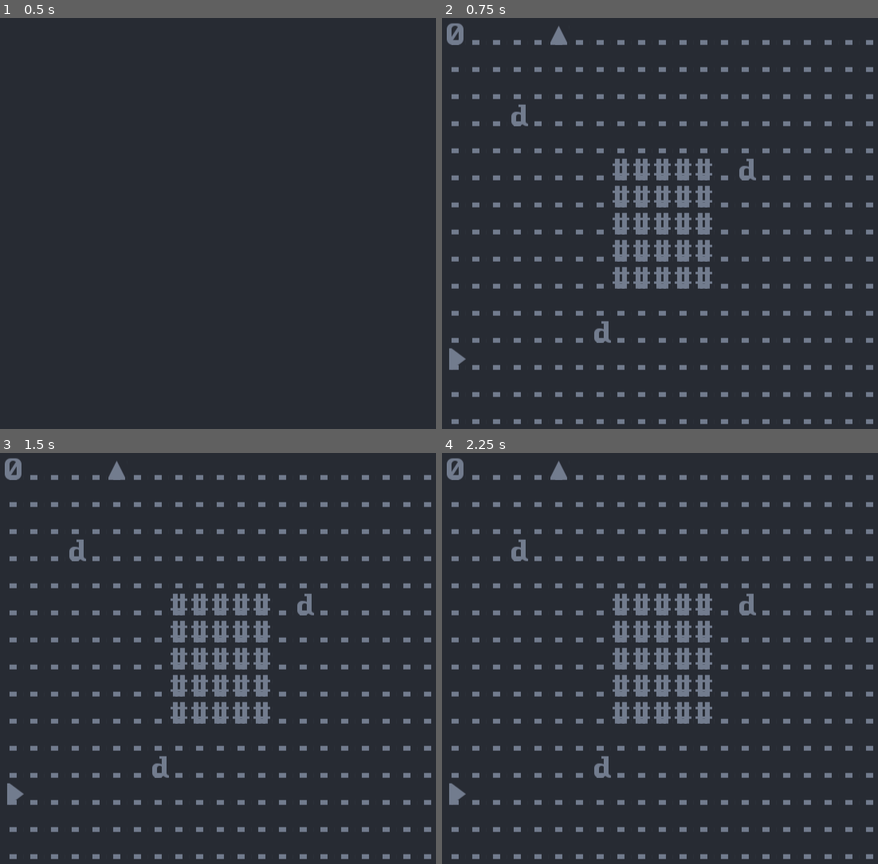
Above: before the commit, frames 1-4 (two rows, left to right).
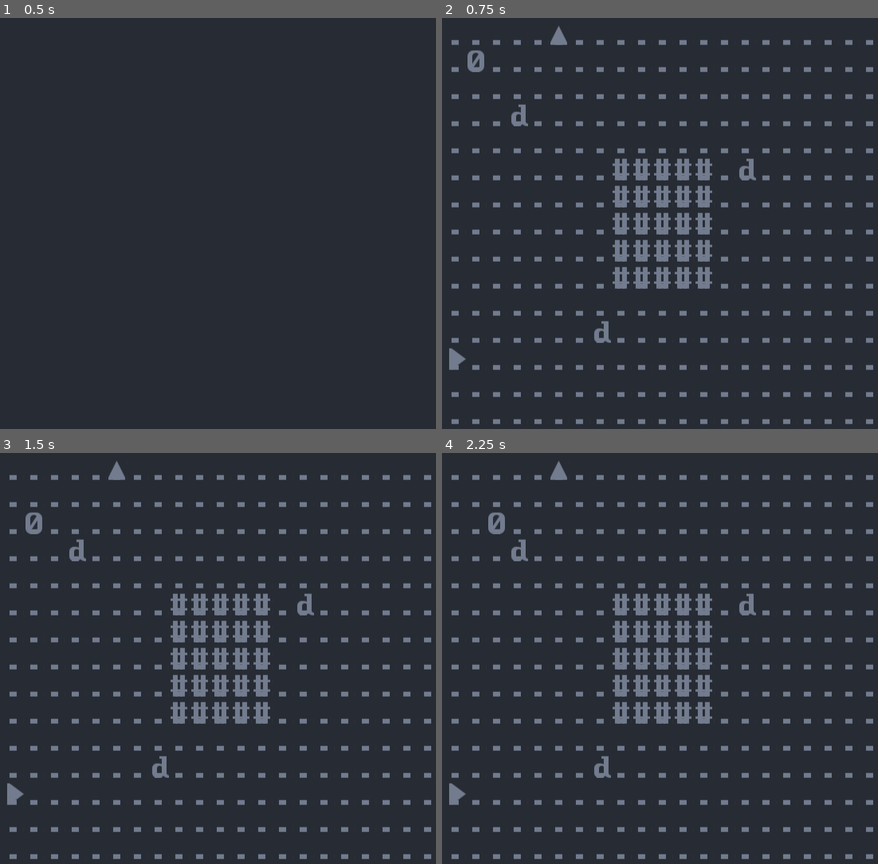
Above: after the commit, the same moments.

Repository: johnnybigoode-zz/godot-roguelike-2021
Game: Godot game, scene res://scene/main/MainScene.tscn
Two runs of this game, one before a commit and one after it. Both use one fixed random seed, a clock stepped at 60 frames per second and the inputs below.
Inputs:
- Up to frame 1 (0.5 s): no input
- Up to frame 2 (0.75 s): tap Enter at 0.5 s; hold Right (move_right) from 0.53 s (still down); tap Space (init_world) at 0.6 s
- Up to frame 3 (1.5 s): tap Space (init_world) at 1.25, 1.35 s; release Right (move_right) at 1.28 s; hold Down (move_down) from 1.28 s (still down)
- Up to frame 4 (2.25 s): tap Enter at 2 s; release Down (move_down) at 2.03 s; hold Right (move_right) from 2.03 s (still down); tap Space (init_world) at 2.1 s

Frame 1 is identical in both runs. In frame 2, 0.3% of the frame differs, in the area x 1-10%, y 1-14%; in frame 3, 0.3%; in frame 4, 0.3%.

Commit message:
Minor bug

Diff:
--- a/scene/main/PCMove.gd
+++ b/scene/main/PCMove.gd
@@ -12,8 +12,8 @@
     print("pc: {0}".format([_pc]))
 
     var source: Array = _new_ConvertCoord.vector_to_array(_pc.position)
-    var x: int = 0
-    var y: int = 0
+    var x: int = source[0]
+    var y: int = source[1]
 
     if event.is_action_pressed(_new_InputName.MOVE_LEFT):
         x -= 1
